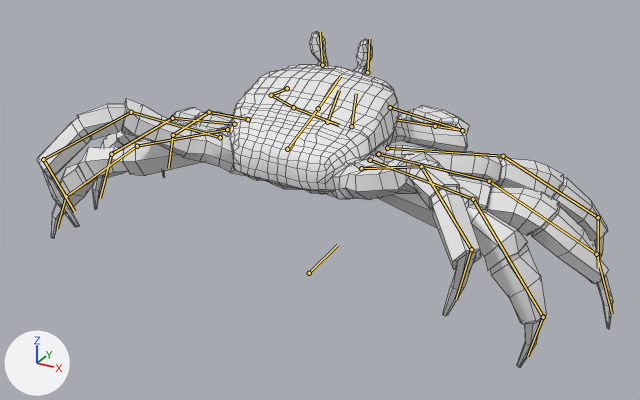
Before and after pictures for a commit that changed the Blender file Crab_Asset.blend.
Before and after are seen from a camera (50 mm lens) standing at (0.0942, -0.1726, 0.1022) and looking at (0.0024, -0.0056, 0.0187). The lights are fixed; the arrows at lower left show +X, +Y and +Z. Both versions are drawn at frame 1 of the action 'Crab idle look around'; the numbers are the values there. The bones that bend it are drawn over the model as lines. Mesh edges are drawn as thin lines. Objects named as collision shapes, trigger or cutter boxes, shadow casters or lower levels of detail are left out.

The first picture shows 'Crab_LOD0'.
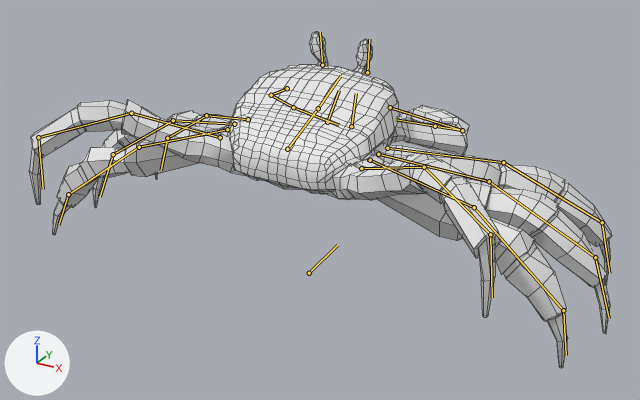
Where the change shows, as pixel boxes (x1, y1, x2, y2) in the pictures (640 x 400 px):
```json
{"object": "Crab_LOD0", "change": "posed", "before": [37, 32, 613, 367], "after": [29, 32, 611, 368]}
```

Edits to the scene script, one JSON object a line:
```json
{"block": "bone_ik_ctrl_r_leg_1", "where": "bone_ik_ctrl_r_leg_1 = bpy.data.objects['Skeleton'].pose.bones['Ik.Ctrl.R.Leg.1']  # child of 'Root'"}
{"op": "set", "path": "bone_ik_ctrl_r_leg_1.location", "old": "(-0.0047, -0.0106, -0.0073)", "new": "(-0.0034, -0.0077, -0.0074)"}
{"block": "bone_ik_ctrl_r_leg_2", "where": "bone_ik_ctrl_r_leg_2 = bpy.data.objects['Skeleton'].pose.bones['Ik.Ctrl.R.Leg.2']  # child of 'Root'"}
{"op": "set", "path": "bone_ik_ctrl_r_leg_2.location", "old": "(-0.0011, -0.0034, -0.0046)", "new": "(0.0006, -0.0037, -0.0049)"}
{"block": "bone_ik_ctrl_r_leg_3", "where": "bone_ik_ctrl_r_leg_3 = bpy.data.objects['Skeleton'].pose.bones['Ik.Ctrl.R.Leg.3']  # child of 'Root'"}
{"op": "set", "path": "bone_ik_ctrl_r_leg_3.location", "old": "(0.0041, -0.0124, -0.0047)", "new": "(0.0006, -0.0056, -0.0043)"}
{"block": "bone_ik_ctrl_r_leg_4", "where": "bone_ik_ctrl_r_leg_4 = bpy.data.objects['Skeleton'].pose.bones['Ik.Ctrl.R.Leg.4']  # child of 'Root'"}
{"op": "set", "path": "bone_ik_ctrl_r_leg_4.location", "old": "(0.0008, -0.0115, 0.0158)", "new": "(0.0004, -0.0049, 0.0181)"}
{"block": "bone_ik_ctrl_l_leg_1", "where": "bone_ik_ctrl_l_leg_1 = bpy.data.objects['Skeleton'].pose.bones['Ik.Ctrl.L.Leg.1']  # child of 'Root'"}
{"op": "set", "path": "bone_ik_ctrl_l_leg_1.location", "old": "(0.0061, -0.0055, -0.0069)", "new": "(0.0044, -0.004, -0.0072)"}
{"block": "bone_ik_ctrl_l_leg_2", "where": "bone_ik_ctrl_l_leg_2 = bpy.data.objects['Skeleton'].pose.bones['Ik.Ctrl.L.Leg.2']  # child of 'Root'"}
{"op": "set", "path": "bone_ik_ctrl_l_leg_2.location", "old": "(-0.0038, -0.0033, -0.0047)", "new": "(-0.0028, -0.0024, -0.0049)"}
{"block": "bone_ik_ctrl_l_leg_3", "where": "bone_ik_ctrl_l_leg_3 = bpy.data.objects['Skeleton'].pose.bones['Ik.Ctrl.L.Leg.3']  # child of 'Root'"}
{"op": "set", "path": "bone_ik_ctrl_l_leg_3.location", "old": "(-0.0057, -0.0036, -0.0043)", "new": "(-0.0041, -0.0026, -0.0042)"}
{"block": "bone_ik_ctrl_l_leg_4", "where": "bone_ik_ctrl_l_leg_4 = bpy.data.objects['Skeleton'].pose.bones['Ik.Ctrl.L.Leg.4']  # child of 'Root'"}
{"op": "set", "path": "bone_ik_ctrl_l_leg_4.location", "old": "(-0.0047, -0.0149, 0.0157)", "new": "(-0.0019, -0.0027, 0.0184)"}
```
